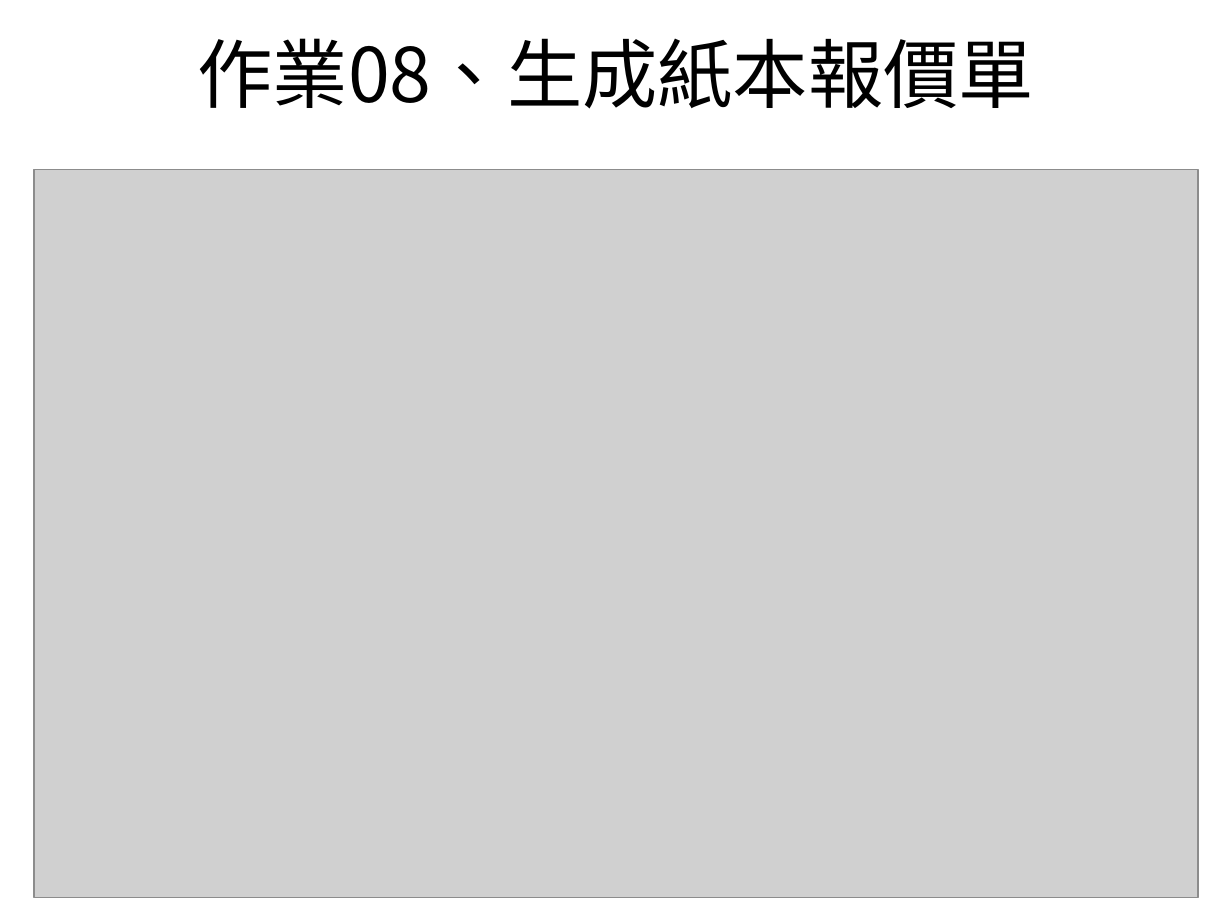
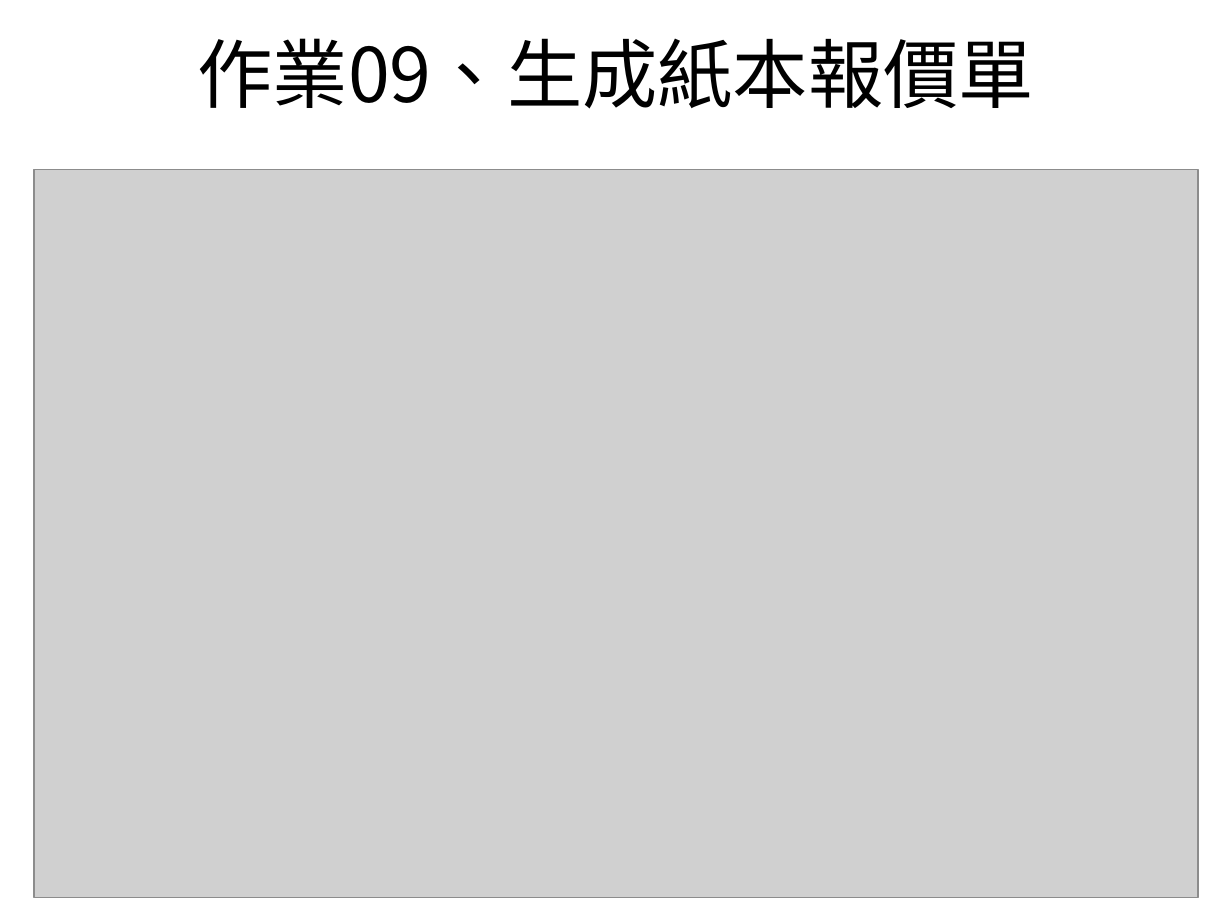
Before and after one commit to bfhaha/bfhaha.github.io, a slide deck: slide 16 of salesforce.ppt. Drawn at 1232x924 pixels with LibreOffice and Linux fonts; fonts in the diff are those of the drawing; grey boxes stand for pictures. Boxes give left, top, right and bottom in pixels: in the first picture for what was removed or moved away, otherwise in the second. Text is boxed around its words. In the diff, an @@ line names an element or a change of style, - is before the commit and + after.

```diff
--- a/salesforce.ppt
+++ b/salesforce.ppt
@@ title at <box>197,38,1034,109</box>: text changed @@
-作業08、生成紙本報價單
+作業09、生成紙本報價單
```
Also in this commit, not shown: 14 other slides changed.
